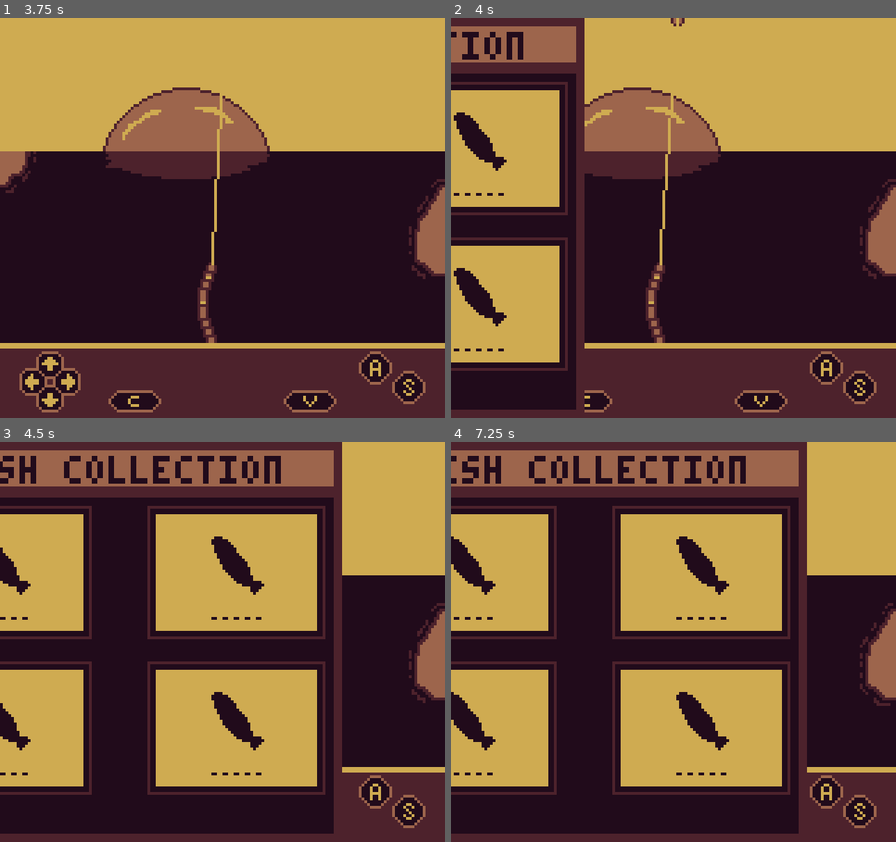
Above: before the commit, frames 1-4 (two rows, left to right).
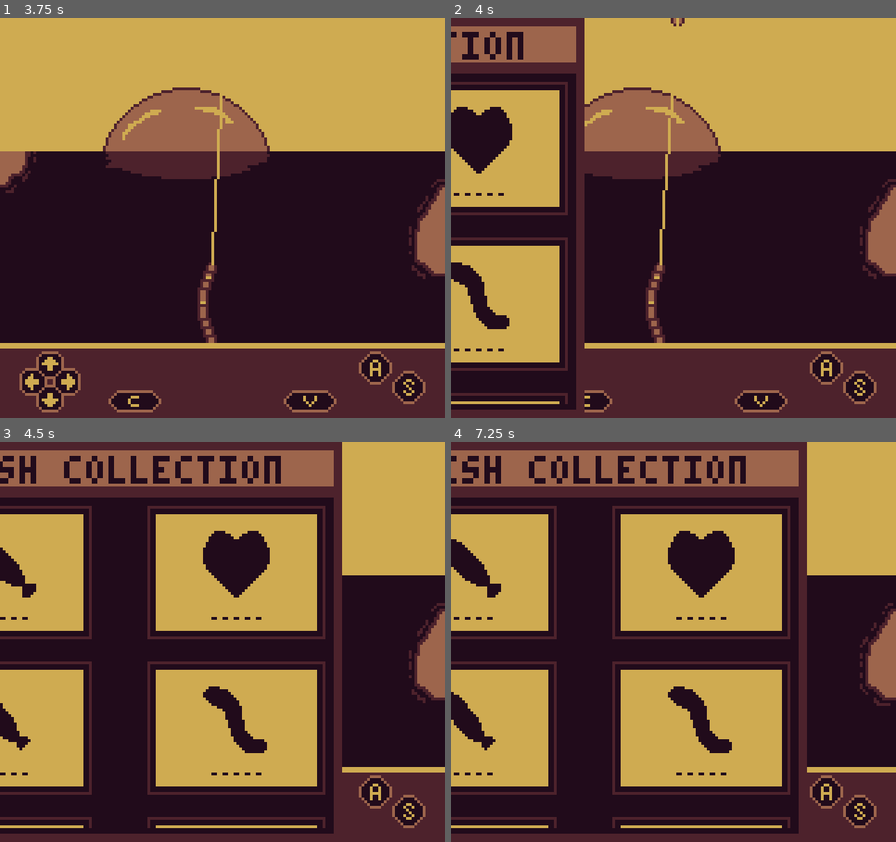
Above: after the commit, the same moments.

Repository: AparneetDey/luckyCatch
Game: Godot game, scene res://scenes/main/main_screen.tscn
The game is run twice, just before and just after one commit, with the same random seed, the same clock (stepped at 60 frames per second) and the same inputs.
Inputs:
- Up to frame 1 (3.75 s): hold Right (right) 0.53-1.28 s; tap A (a) at 0.6, 3.05, 3.6 s; tap C (c) at 0.8, 1.35 s; tap Enter at 1.25 s; hold Down (down) 1.28-2.03 s; tap S (s) at 1.55 s; hold Right (right) 2.03-2.78 s; hold S (s) 2.03-2.78 s; tap V (v) at 2.3, 2.85 s; tap Space at 2.75 s; hold Up (up) 2.78-3.53 s; hold Left (left) from 3.53 s (still down)
- Up to frame 2 (4 s): keep holding Left (left); tap C (c) at 3.8 s
- Up to frame 3 (4.5 s): keep holding Left (left); tap C (c) at 4.35 s
- Up to frame 4 (7.25 s): tap S (s) at 4.55 s; release Left (left) at 5.03 s; hold Down (down) 5.03-5.78 s; hold S (s) 5.03-5.78 s; tap V (v) at 5.3, 5.85 s; hold Right (right) 5.78-6.53 s; tap A (a) at 6.05, 6.6 s; hold Up (up) from 6.53 s (still down); tap C (c) at 6.8 s

Frame 1 is identical in both runs. In frame 2, 1.9% of the frame differs, in the area x 0-27%, y 22-97%; in frame 3, 2.7%; in frame 4, 2.7%, in the area x 0-77%, y 22-97%.

Commit message:
Add fish roster and collection assets
Replaced the placeholder sample fish entries with a full set of themed fish resources and sprite assets. This adds new fish definitions, silhouettes, rarity metadata, and updates the fish manager to load the real collection. It also removes the old sample resources and adjusts the fish collection UI spacing.

Diff:
--- /dev/null
+++ b/fish_resources/creepy_starfish.tres
@@ -0,0 +1,24 @@
+[gd_resource type="Resource" script_class="FishData" format=3 uid="uid://0xo1hxhc0dnk"]
+
+[ext_resource type="Texture2D" uid="uid://fel77mv7uaee" path="res://assets/fishes/creepy-starfish-sprite.png" id="1_8nou2"]
+[ext_resource type="Script" uid="uid://m03rmk72eevw" path="res://fish_data.gd" id="2_kss04"]
+[ext_resource type="Texture2D" uid="uid://bnfy1m4xinbw1" path="res://assets/fishes/creepy-starfish-silhouette-sprite.png" id="3_kss04"]
+
+[resource]
+script = ExtResource("2_kss04")
+fish_id = "creepy_starfish"
+display_name = "Creepy Starfish"
+rarity = 1
+fish_sprite = ExtResource("1_8nou2")
+silhouette_sprite = ExtResource("3_kss04")
+safe_zone_start_size = 0.45
+safe_zone_min_size = 0.3
+difficulty_interval = 3.0
+reel_speed = 1.0
+max_reel_speed = 1.75
+max_release_speed = 0.75
+required_catch_time = 15.0
+movement_radius_x = 16.0
+movement_speed = 3.0
+catch_weight = 5.0
+metadata/_custom_type_script = "uid://m03rmk72eevw"
--- /dev/null
+++ b/fish_resources/jacket_fish.tres
@@ -0,0 +1,24 @@
+[gd_resource type="Resource" script_class="FishData" format=3 uid="uid://bwtipdjj4km81"]
+
+[ext_resource type="Texture2D" uid="uid://dim37x2oovvm0" path="res://assets/fishes/jacket-fish-sprite.png" id="1_tnq0g"]
+[ext_resource type="Script" uid="uid://m03rmk72eevw" path="res://fish_data.gd" id="2_xxeo6"]
+[ext_resource type="Texture2D" uid="uid://sfvu4u6n8jf3" path="res://assets/fishes/jacket-fish-silhouette-sprite.png" id="3_xxeo6"]
+
+[resource]
+script = ExtResource("2_xxeo6")
+fish_id = "jacket_fish"
+display_name = "Jacket Fish"
+rarity = 2
+fish_sprite = ExtResource("1_tnq0g")
+silhouette_sprite = ExtResource("3_xxeo6")
+safe_zone_start_size = 0.3
+difficulty_interval = 2.5
+reel_speed = 1.5
+release_speed = 0.75
+max_reel_speed = 2.0
+danger_limit = 1.5
+movement_radius_x = 18.0
+movement_radius_y = 8.0
+movement_speed = 3.0
+catch_weight = 20.0
+metadata/_custom_type_script = "uid://m03rmk72eevw"
--- /dev/null
+++ b/fish_resources/looking_heart.tres
@@ -0,0 +1,24 @@
+[gd_resource type="Resource" script_class="FishData" format=3 uid="uid://b4qfvtxe1i0cy"]
+
+[ext_resource type="Texture2D" uid="uid://sryedkjqjhcr" path="res://assets/fishes/heart-sprite.png" id="1_po7rg"]
+[ext_resource type="Script" uid="uid://m03rmk72eevw" path="res://fish_data.gd" id="2_2q28b"]
+[ext_resource type="Texture2D" uid="uid://r3kus4ym771y" path="res://assets/fishes/heart-silhouette-sprite.png" id="3_2q28b"]
+
+[resource]
+script = ExtResource("2_2q28b")
+fish_id = "looking_heart"
+display_name = "Looking Heart"
+rarity = 1
+fish_sprite = ExtResource("1_po7rg")
+silhouette_sprite = ExtResource("3_2q28b")
+safe_zone_start_size = 0.45
+safe_zone_min_size = 0.3
+difficulty_interval = 3.0
+reel_speed = 1.0
+max_reel_speed = 1.75
+max_release_speed = 0.75
+required_catch_time = 15.0
+movement_radius_x = 16.0
+movement_speed = 3.0
+catch_weight = 5.0
+metadata/_custom_type_script = "uid://m03rmk72eevw"
--- /dev/null
+++ b/fish_resources/salmon.tres
@@ -0,0 +1,21 @@
+[gd_resource type="Resource" script_class="FishData" format=3 uid="uid://crrsilvwiao0l"]
+
+[ext_resource type="Script" uid="uid://m03rmk72eevw" path="res://fish_data.gd" id="1_3inhg"]
+[ext_resource type="Texture2D" uid="uid://fnn3v33oanfb" path="res://assets/fishes/fish-1.png" id="1_ojowf"]
+[ext_resource type="Texture2D" uid="uid://dixj75knl2avg" path="res://assets/fishes/fish-1-silhouette.png" id="3_0ssct"]
+
+[resource]
+script = ExtResource("1_3inhg")
+fish_id = "salmon"
+display_name = "Salmon"
+fish_sprite = ExtResource("1_ojowf")
+silhouette_sprite = ExtResource("3_0ssct")
+safe_zone_start_size = 0.6
+safe_zone_min_size = 0.35
+max_reel_speed = 1.5
+max_release_speed = 0.75
+required_catch_time = 10.0
+danger_limit = 5.0
+movement_speed = 3.0
+catch_weight = 3.5
+metadata/_custom_type_script = "uid://m03rmk72eevw"
--- a/fish_resources/sample_fish1.tres
+++ /dev/null
@@ -1,16 +0,0 @@
-[gd_resource type="Resource" script_class="FishData" format=3 uid="uid://c55tvfcodioo3"]
-
-[ext_resource type="Texture2D" uid="uid://fnn3v33oanfb" path="res://assets/fishes/fish-1.png" id="1_cd8ni"]
-[ext_resource type="Script" uid="uid://m03rmk72eevw" path="res://fish_data.gd" id="2_b1b0i"]
-[ext_resource type="Texture2D" uid="uid://dixj75knl2avg" path="res://assets/fishes/fish-1-silhouette.png" id="3_dbu3h"]
-
-[resource]
-script = ExtResource("2_b1b0i")
-fish_id = "sample_1"
-display_name = "Sample 1"
-fish_sprite = ExtResource("1_cd8ni")
-silhouette_sprite = ExtResource("3_dbu3h")
-movement_radius_x = 10.0
-movement_radius_y = 4.0
-movement_speed = 3.0
-metadata/_custom_type_script = "uid://m03rmk72eevw"
--- a/fish_resources/sample_fish2.tres
+++ /dev/null
@@ -1,14 +0,0 @@
-[gd_resource type="Resource" script_class="FishData" format=3 uid="uid://du53xowsvmd05"]
-
-[ext_resource type="Texture2D" uid="uid://fnn3v33oanfb" path="res://assets/fishes/fish-1.png" id="1_cd8ni"]
-[ext_resource type="Script" uid="uid://m03rmk72eevw" path="res://fish_data.gd" id="2_b1b0i"]
-[ext_resource type="Texture2D" uid="uid://dixj75knl2avg" path="res://assets/fishes/fish-1-silhouette.png" id="3_dbu3h"]
-
-[resource]
-script = ExtResource("2_b1b0i")
-fish_id = "sample_2"
-display_name = "Sample 2"
-rarity = 1
-fish_sprite = ExtResource("1_cd8ni")
-silhouette_sprite = ExtResource("3_dbu3h")
-metadata/_custom_type_script = "uid://m03rmk72eevw"
--- a/fish_resources/sample_fish3.tres
+++ /dev/null
@@ -1,16 +0,0 @@
-[gd_resource type="Resource" script_class="FishData" format=3 uid="uid://dhyl2hgtoad7p"]
-
-[ext_resource type="Texture2D" uid="uid://fnn3v33oanfb" path="res://assets/fishes/fish-1.png" id="1_b0fwj"]
-[ext_resource type="Script" uid="uid://m03rmk72eevw" path="res://fish_data.gd" id="2_ksvfd"]
-[ext_resource type="Texture2D" uid="uid://dixj75knl2avg" path="res://assets/fishes/fish-1-silhouette.png" id="3_djpt4"]
-
-[resource]
-script = ExtResource("2_ksvfd")
-fish_id = "sample_3"
-display_name = "Sample 3"
-rarity = 2
-fish_sprite = ExtResource("1_b0fwj")
-silhouette_sprite = ExtResource("3_djpt4")
-movement_radius_x = 18.0
-movement_speed = 5.0
-metadata/_custom_type_script = "uid://m03rmk72eevw"
--- a/fish_resources/sample_fish4.tres
+++ /dev/null
@@ -1,17 +0,0 @@
-[gd_resource type="Resource" script_class="FishData" format=3 uid="uid://dx3rxto08yrxp"]
-
-[ext_resource type="Texture2D" uid="uid://fnn3v33oanfb" path="res://assets/fishes/fish-1.png" id="1_605oj"]
-[ext_resource type="Script" uid="uid://m03rmk72eevw" path="res://fish_data.gd" id="2_mc8qk"]
-[ext_resource type="Texture2D" uid="uid://dixj75knl2avg" path="res://assets/fishes/fish-1-silhouette.png" id="3_cbnra"]
-
-[resource]
-script = ExtResource("2_mc8qk")
-fish_id = "sample_4"
-display_name = "Sample 4"
-rarity = 3
-fish_sprite = ExtResource("1_605oj")
-silhouette_sprite = ExtResource("3_cbnra")
-movement_radius_x = 24.0
-movement_radius_y = 8.0
-movement_speed = 5.0
-metadata/_custom_type_script = "uid://m03rmk72eevw"
--- /dev/null
+++ b/fish_resources/space_worm.tres
@@ -0,0 +1,26 @@
+[gd_resource type="Resource" script_class="FishData" format=3 uid="uid://cfykhi04gw0n5"]
+
+[ext_resource type="Texture2D" uid="uid://drn5ekya52pa5" path="res://assets/fishes/space-worm-sprite.png" id="1_g4oko"]
+[ext_resource type="Script" uid="uid://m03rmk72eevw" path="res://fish_data.gd" id="2_62vbw"]
+[ext_resource type="Texture2D" uid="uid://6gd4tpo7c4ie" path="res://assets/fishes/space-worm-silhouette-sprite.png" id="3_62vbw"]
+
+[resource]
+script = ExtResource("2_62vbw")
+fish_id = "space_worm"
+display_name = "Space Worm"
+rarity = 3
+fish_sprite = ExtResource("1_g4oko")
+silhouette_sprite = ExtResource("3_62vbw")
+safe_zone_start_size = 0.2
+safe_zone_min_size = 0.1
+difficulty_interval = 2.0
+reel_speed = 1.75
+release_speed = 1.0
+max_release_speed = 1.5
+required_catch_time = 25.0
+danger_limit = 1.0
+movement_radius_x = 20.0
+movement_radius_y = 10.0
+movement_speed = 2.0
+catch_weight = 50.0
+metadata/_custom_type_script = "uid://m03rmk72eevw"
--- /dev/null
+++ b/fish_resources/useless_can.tres
@@ -0,0 +1,22 @@
+[gd_resource type="Resource" script_class="FishData" format=3 uid="uid://b1caryr7ae8qi"]
+
+[ext_resource type="Texture2D" uid="uid://bccm1uxedrv3t" path="res://assets/fishes/useless-can-sprite.png" id="1_34ojn"]
+[ext_resource type="Script" uid="uid://m03rmk72eevw" path="res://fish_data.gd" id="2_jbfm8"]
+[ext_resource type="Texture2D" uid="uid://0crkb3baqwsc" path="res://assets/fishes/useless-can-silhouette-sprite.png" id="3_jbfm8"]
+
+[resource]
+script = ExtResource("2_jbfm8")
+fish_id = "useless_can"
+display_name = "Useless Can"
+fish_sprite = ExtResource("1_34ojn")
+silhouette_sprite = ExtResource("3_jbfm8")
+safe_zone_start_size = 0.6
+safe_zone_min_size = 0.35
+max_reel_speed = 1.5
+max_release_speed = 0.75
+required_catch_time = 10.0
+danger_limit = 5.0
+movement_radius_x = 0.0
+movement_radius_y = 0.0
+movement_speed = 0.0
+metadata/_custom_type_script = "uid://m03rmk72eevw"
--- /dev/null
+++ b/fish_resources/venomu.tres
@@ -0,0 +1,24 @@
+[gd_resource type="Resource" script_class="FishData" format=3 uid="uid://bavl71m714b33"]
+
+[ext_resource type="Texture2D" uid="uid://o62y0f41r0ns" path="res://assets/fishes/venomu-sprite.png" id="1_vi56j"]
+[ext_resource type="Script" uid="uid://m03rmk72eevw" path="res://fish_data.gd" id="2_78x2b"]
+[ext_resource type="Texture2D" uid="uid://pcupdqfu2miv" path="res://assets/fishes/venomu-silhouette-sprite.png" id="3_78x2b"]
+
+[resource]
+script = ExtResource("2_78x2b")
+fish_id = "venomu"
+display_name = "Venomu"
+rarity = 2
+fish_sprite = ExtResource("1_vi56j")
+silhouette_sprite = ExtResource("3_78x2b")
+safe_zone_start_size = 0.3
+difficulty_interval = 2.5
+reel_speed = 1.5
+release_speed = 0.75
+max_reel_speed = 2.0
+danger_limit = 1.5
+movement_radius_x = 18.0
+movement_radius_y = 8.0
+movement_speed = 3.0
+catch_weight = 25.0
+metadata/_custom_type_script = "uid://m03rmk72eevw"
--- /dev/null
+++ b/fish_resources/weird_plant.tres
@@ -0,0 +1,23 @@
+[gd_resource type="Resource" script_class="FishData" format=3 uid="uid://cffxl10m6nff8"]
+
+[ext_resource type="Texture2D" uid="uid://cm47niu66t7p3" path="res://assets/fishes/weird-plant-sprite.png" id="1_shqvr"]
+[ext_resource type="Script" uid="uid://m03rmk72eevw" path="res://fish_data.gd" id="2_h8use"]
+[ext_resource type="Texture2D" uid="uid://bx4ao4e3woxv3" path="res://assets/fishes/weird-plant-silhouette-sprite.png" id="3_h8use"]
+
+[resource]
+script = ExtResource("2_h8use")
+fish_id = "weird_plant"
+display_name = "Weird Plant"
+fish_sprite = ExtResource("1_shqvr")
+silhouette_sprite = ExtResource("3_h8use")
+safe_zone_start_size = 0.6
+safe_zone_min_size = 0.35
+max_reel_speed = 1.5
+max_release_speed = 0.75
+required_catch_time = 10.0
+danger_limit = 5.0
+movement_radius_x = 0.0
+movement_radius_y = 0.0
+movement_speed = 0.0
+catch_weight = 2.0
+metadata/_custom_type_script = "uid://m03rmk72eevw"
--- a/managers/fish_manager.gd
+++ b/managers/fish_manager.gd
@@ -8,10 +8,14 @@
 }
 
 const FISH_LIST : Array[FishData] = [
-	preload("res://fish_resources/sample_fish1.tres"),
-	preload("res://fish_resources/sample_fish2.tres"),
-	preload("res://fish_resources/sample_fish3.tres"),
-	preload("res://fish_resources/sample_fish4.tres"),
+	preload("res://fish_resources/jacket_fish.tres"),
+	preload("res://fish_resources/looking_heart.tres"),
+	preload("res://fish_resources/salmon.tres"),
+	preload("res://fish_resources/space_worm.tres"),
+	preload("res://fish_resources/useless_can.tres"),
+	preload("res://fish_resources/venomu.tres"),
+	preload("res://fish_resources/weird_plant.tres"),
+
 ]
 
 var fish_collection : Dictionary = {}
--- a/scenes/ui/fish_collection.tscn
+++ b/scenes/ui/fish_collection.tscn
@@ -107,7 +107,7 @@
 offset_left = 6.0
 offset_top = 23.0
 offset_right = -6.0
-offset_bottom = -2.0
+offset_bottom = -5.0
 grow_horizontal = 2
 grow_vertical = 2
 vertical_scroll_mode = 3
Binary file added: assets/fishes/creepy-starfish-silhouette-sprite.png
Not shown, added: assets/fishes/creepy-starfish-silhouette-sprite.png.import
Binary file added: assets/fishes/creepy-starfish-sprite.png
Not shown, added: assets/fishes/creepy-starfish-sprite.png.import
Binary file added: assets/fishes/heart-silhouette-sprite.png
Not shown, added: assets/fishes/heart-silhouette-sprite.png.import
Binary file added: assets/fishes/heart-sprite.png
Not shown, added: assets/fishes/heart-sprite.png.import
Binary file added: assets/fishes/jacket-fish-silhouette-sprite.png
Not shown, added: assets/fishes/jacket-fish-silhouette-sprite.png.import
Binary file added: assets/fishes/jacket-fish-sprite.png
Not shown, added: assets/fishes/jacket-fish-sprite.png.import
(and 16 more such lines)
